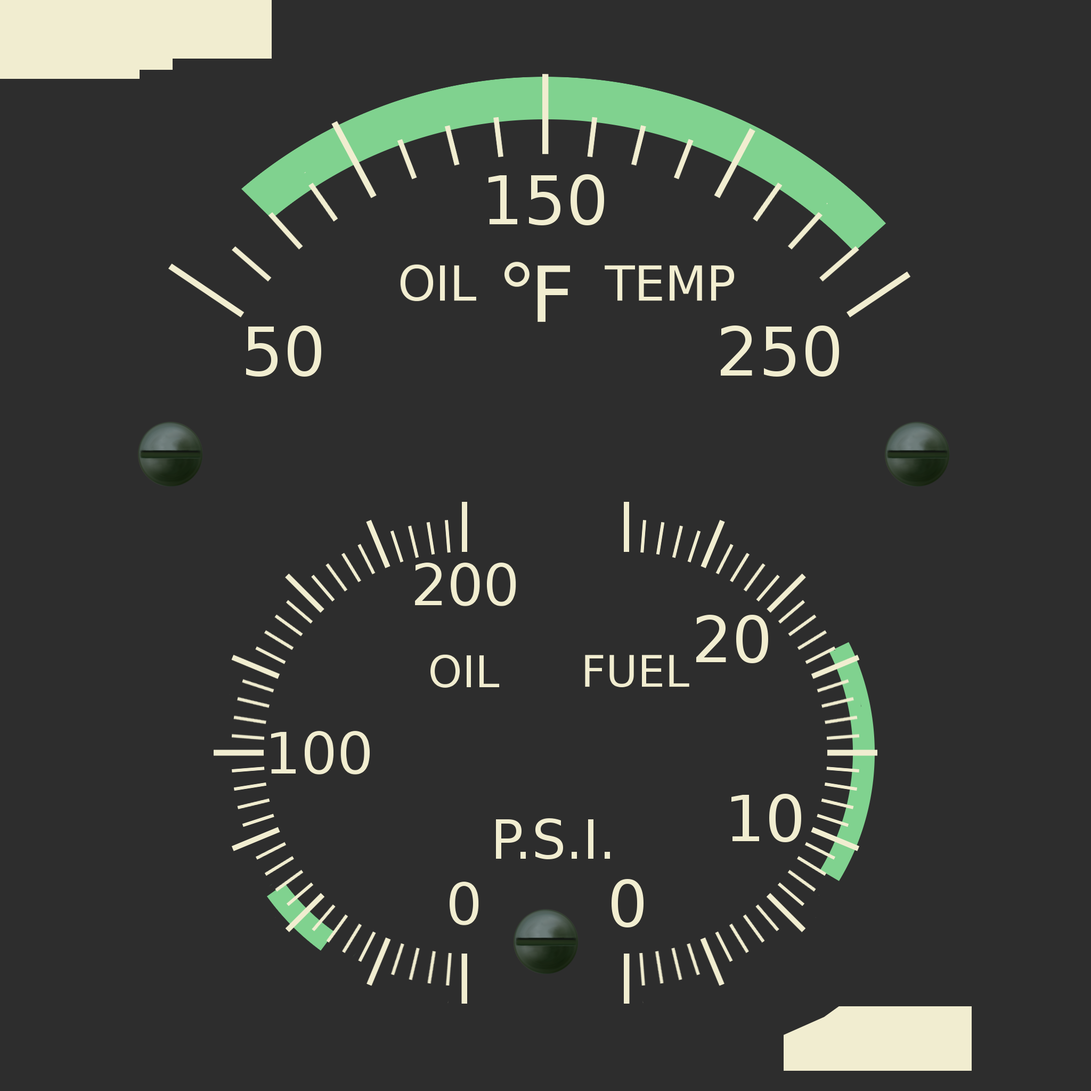
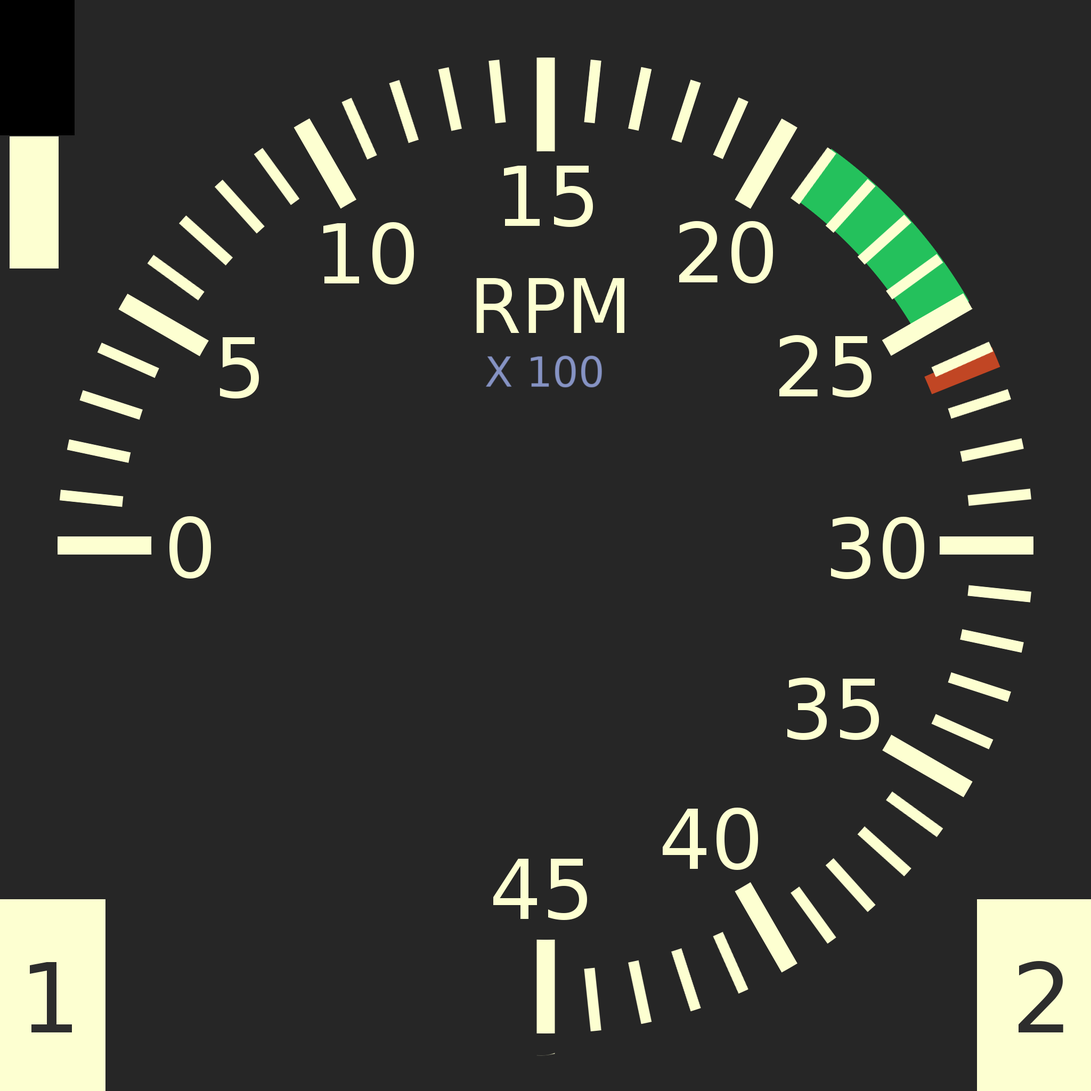
Comparing the layer stacks of the two (1091, 1091) images. Changes:
renamed "OIL TEMP" to "Tics copy", moved it above "Tics", painted on it over [57, 57, 1052, 1057]
renamed "num" to "Tics", painted on it over [59, 59, 1032, 1033]
painted on "words1" over [29, 165, 1064, 1033]
removed layer "Layer" over [213, 502, 878, 1005]
moved "Needles" above "green", painted on it over [0, 0, 1091, 1091]
painted on "green" over [240, 76, 1001, 959]
painted on "Background" over [0, 0, 1091, 1091]
